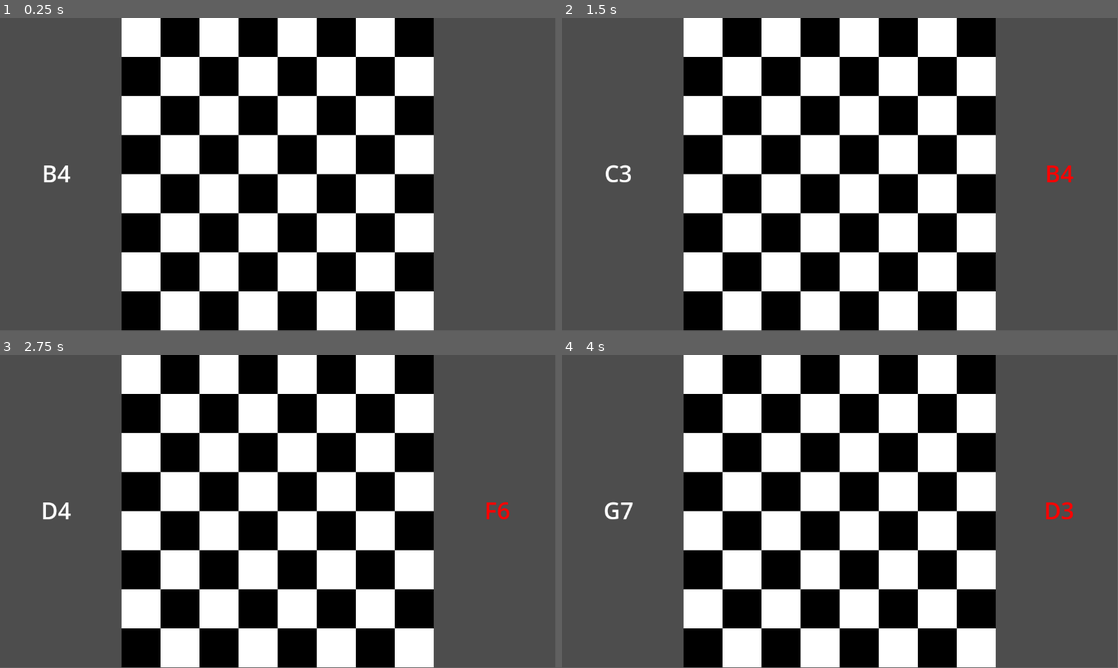
Above: before the commit, frames 1-4 (two rows, left to right).
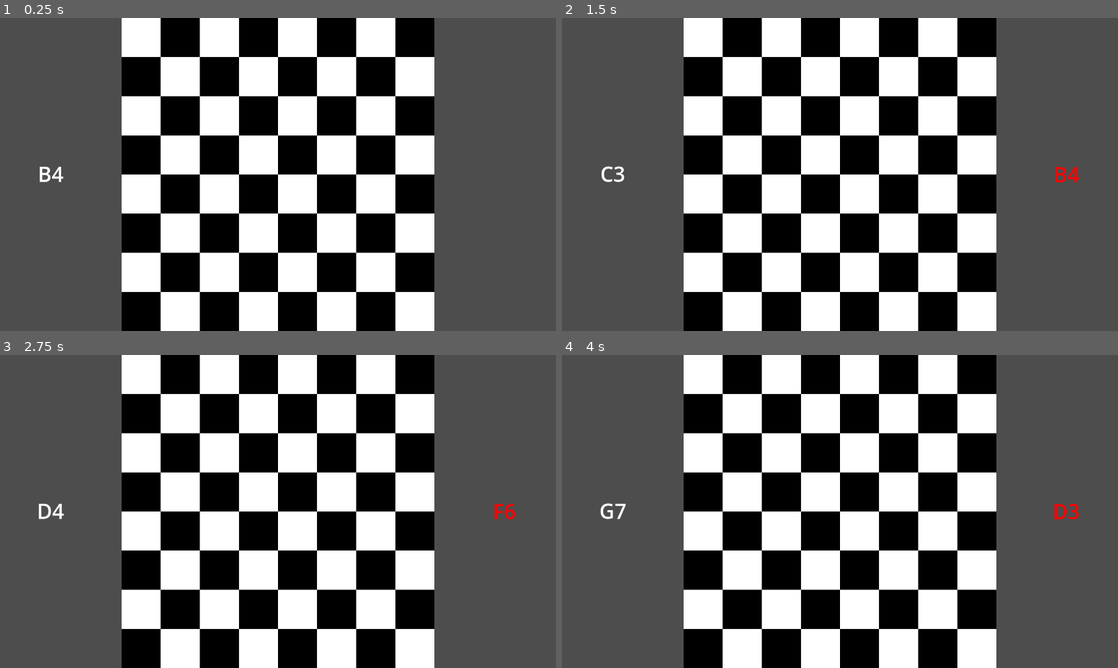
Above: after the commit, the same moments.

Repository: caden-knight/Godot-chess-memory
Game: Godot game, scene res://scenes/chessboard.tscn
The game is run twice, just before and just after one commit, with the same random seed, the same clock (stepped at 60 frames per second) and the same inputs.
Inputs (mouse positions are in pixels of both pictures, inside the frame that each line leads up to):
- Up to frame 1 (0.25 s): no input
- Up to frame 2 (1.5 s): tap Enter at 0.5 s; move the mouse to (962, 158) at 0.52 s; click (962, 158) at 0.67 s; tap Space at 1.25 s; move the mouse to (728, 190) at 1.27 s; click (728, 190) at 1.42 s
- Up to frame 3 (2.75 s): tap Enter at 2 s; move the mouse to (333, 442) at 2.02 s; click (333, 442) at 2.17 s
- Up to frame 4 (4 s): tap Space at 2.75 s; move the mouse to (812, 574) at 2.77 s; click (812, 574) at 2.92 s; tap Enter at 3.5 s; move the mouse to (1006, 558) at 3.52 s; click (1006, 558) at 3.67 s
In our replay, the window is 799x449 before the commit and 800x450 after it. These sizes can differ from the game's own. Grey fills any space a smaller window leaves; there, only what the larger window draws over its background counts as a difference.

The runs differ from the first frame. In frame 1, 2.5% of the frame differs, in the area x 7-79%, y 0-100%; in frame 2, 2.7%; in frame 3, 2.7%; in frame 4, 2.7%, in the area x 6-93%, y 0-100%.

Commit message:
fixed a bug that crashed the game if the player finished all target squares

Diff:
--- a/project.godot
+++ b/project.godot
@@ -19,6 +19,12 @@
 
 Singleton="*res://scripts/Singleton.gd"
 
+[display]
+
+window/size/viewport_width=1280
+window/size/viewport_height=720
+window/stretch/mode="viewport"
+
 [input]
 
 click={
--- a/scenes/chessboard.tscn
+++ b/scenes/chessboard.tscn
@@ -8,8 +8,9 @@
 [node name="Squares" type="Node2D" parent="."]
 
 [node name="TargetSquare" type="Label" parent="."]
+texture_filter = 1
 offset_right = 234.0
-offset_bottom = 645.0
+offset_bottom = 717.0
 theme_override_font_sizes/font_size = 48
 text = "A1"
 horizontal_alignment = 1
@@ -17,9 +18,9 @@
 uppercase = true
 
 [node name="GuessSquare" type="Label" parent="."]
-offset_left = 915.0
-offset_right = 1149.0
-offset_bottom = 645.0
+offset_left = 1044.0
+offset_right = 1278.0
+offset_bottom = 720.0
 theme_override_font_sizes/font_size = 48
 horizontal_alignment = 1
 vertical_alignment = 1
--- a/scripts/Chessboard.gd
+++ b/scripts/Chessboard.gd
@@ -6,15 +6,17 @@
 @onready var target_square_label := $TargetSquare
 @onready var guess_square_label := $GuessSquare
 @onready var target_square: String = Singleton.target_squares.pick_random()
+@onready var original_screen_width: float = viewport_size.x
+@onready var original_screen_height: float = viewport_size.y
 
 var isWhite: bool = true
-var squareX: float = 0.0
-var squareY: float = 0.0
+var squareX: float = 0
+var squareY: float = 0
 var direction: int = 1
 var coords = Singleton.coords
 
 func _ready():
-	setup_board()
+	setup_board(false, viewport_size.y)
 	Singleton.target_square = target_square
 
 # update labels when mouse is clicked
@@ -28,8 +30,11 @@
 		var labelColor: Color = Color(0, 255, 0, 1) if Singleton.isCorrect else Color(255, 0, 0, 1)
 		guess_square_label.add_theme_color_override("font_color", labelColor )
 
-# sets up all 64 squares and aligns them to make a chessboard
-func setup_board() -> void:
+# sets up the 8x8 grid and aligns the squares to make a chessboard
+func setup_board(show_square_labels: bool, square_size: float) -> void:
+
+	print(square_size)
+
 	# necessary for the order the squares are instantiated
 	coords[0].reverse()
 
@@ -37,8 +42,8 @@
 	target_square_label.text = target_square
 
 	# allows the board to fill the screen from top to bottom perfectly
-	var square_size: Vector2 = Vector2(viewport_size.y / 8, viewport_size.y / 8,)
-	var offset := viewport_size.x - (square_size.x * 8)
+	var square_dimensions: Vector2 = Vector2(square_size / 8, square_size / 8)
+	var offset := get_viewport_rect().size.x - (square_dimensions.x * 8)
 
 	# sets up and labels the chess board
 	for file in range(7, -1, -1):
@@ -47,19 +52,20 @@
 			var squareLabel := square.get_child(0)
 
 			# setup squares and add to scene
-			square.set_size(square_size)
+			square.set_size(square_dimensions)
 			square.position = Vector2(squareX, squareY)
 			square.color = Color(1,1,1,1) if isWhite else Color(0,0,0,1)
 			squareLabel.text = coords[0][file] + str(coords[1][rank])
-			squareLabel.visible = false
+			squareLabel.visible = show_square_labels
 			squares.add_child(square)
+			target_square_label.position = Vector2(0,0)
 
 			# space and align the squares
 			if rank != 0:
-				squareY += square_size.y
+				squareY += square_dimensions.y
 				isWhite = !isWhite
 			else:
-				squareX += square_size.x
+				squareX += square_dimensions.x
 				squareY = 0
 
 	# centers the chessboard
--- a/scripts/Square.gd
+++ b/scripts/Square.gd
@@ -13,19 +13,26 @@
 			var target_squares : Array = Singleton.target_squares
 			var player_guess: String = $Label.text
 
-			# update player guess in the singleton
-			Singleton.player_guess = player_guess
-
 			# get out of function if player clicks a square they have already guessed
+			# or if target_square array is empty
 			if correctly_guessed_tiles.has(player_guess):
+				Singleton.isCorrect = false
 				return
 
 			if player_guess == target_square:
+				Singleton.player_guess = player_guess # update player guess in the singleton
 				$Label.visible = true
 				Singleton.isCorrect = true
+				correctly_guessed_tiles.append(player_guess)
 				Singleton.target_squares.erase(player_guess) # get rid of correctly guessed squares
 			else:
 				Singleton.isCorrect = false
+				Singleton.player_guess = player_guess # update player guess in the singleton
+
+
+			if Singleton.target_squares.size() <= 0:
+				Singleton.target_square = ""
+				return
 
 			# choose new target square
 			Singleton.target_square = Singleton.target_squares.pick_random()
